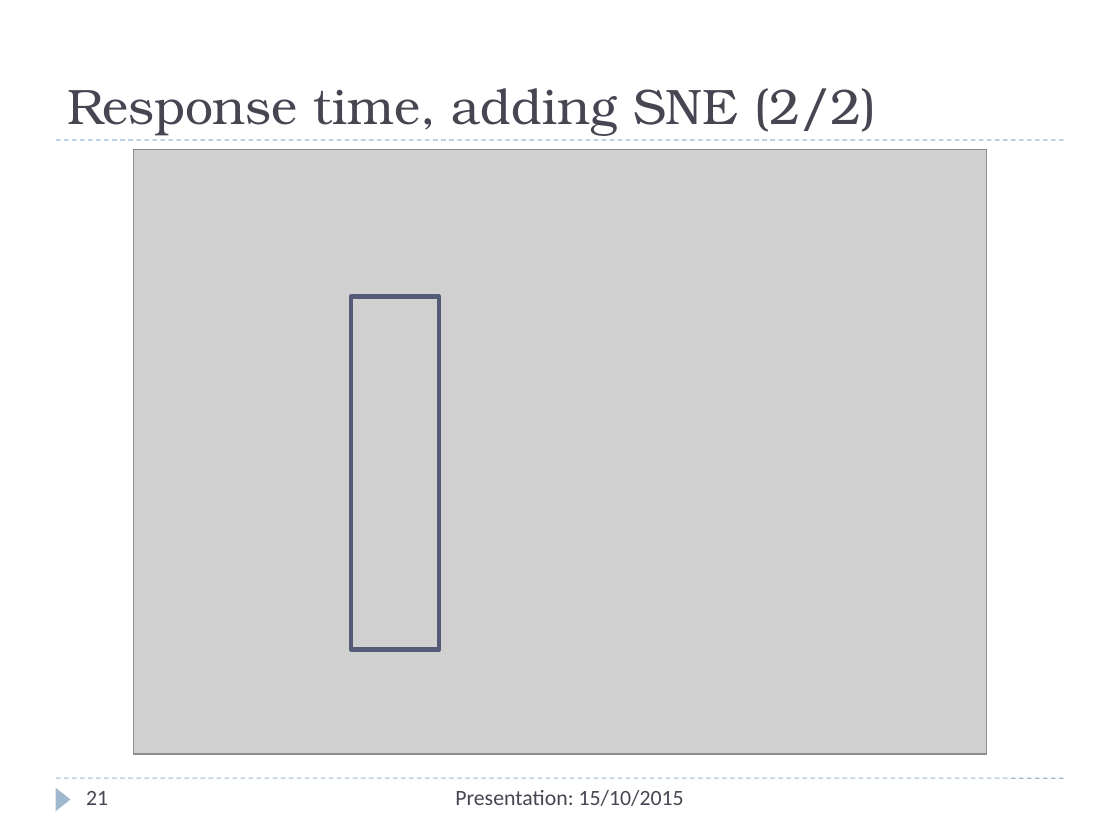
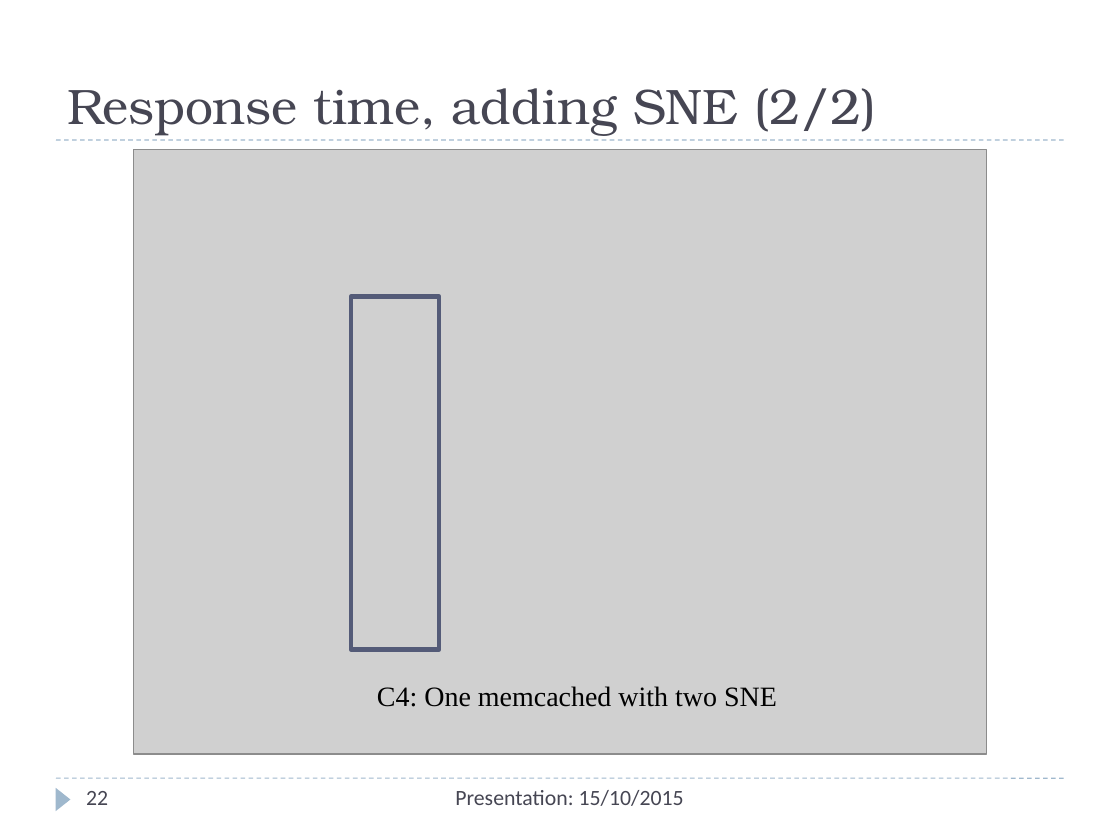
Before and after one commit to Christos-Papoulas/master_thesis, a slide deck: slide 22 of presentation/presentation.pptx (slide 21 before the commit). Drawn at 1120x840 pixels with LibreOffice and Linux fonts; fonts in the diff are those of the drawing; grey boxes stand for pictures. Boxes give left, top, right and bottom in pixels: in the first picture for what was removed or moved away, otherwise in the second. Text is boxed around its words. In the diff, an @@ line names an element or a change of style, - is before the commit and + after.

```diff
--- a/presentation/presentation.pptx
+++ b/presentation/presentation.pptx
@@ text added at (x1=377, y1=686, x2=777, y2=707), 18 pt, text #000000 @@
+C4: One memcached with two SNE
@@ page number at (x1=86, y1=791, x2=108, y2=805): text changed @@
-21
+22
```
Also in this commit, not shown: 8 other slides changed, 2 slides added, 2 other files.
